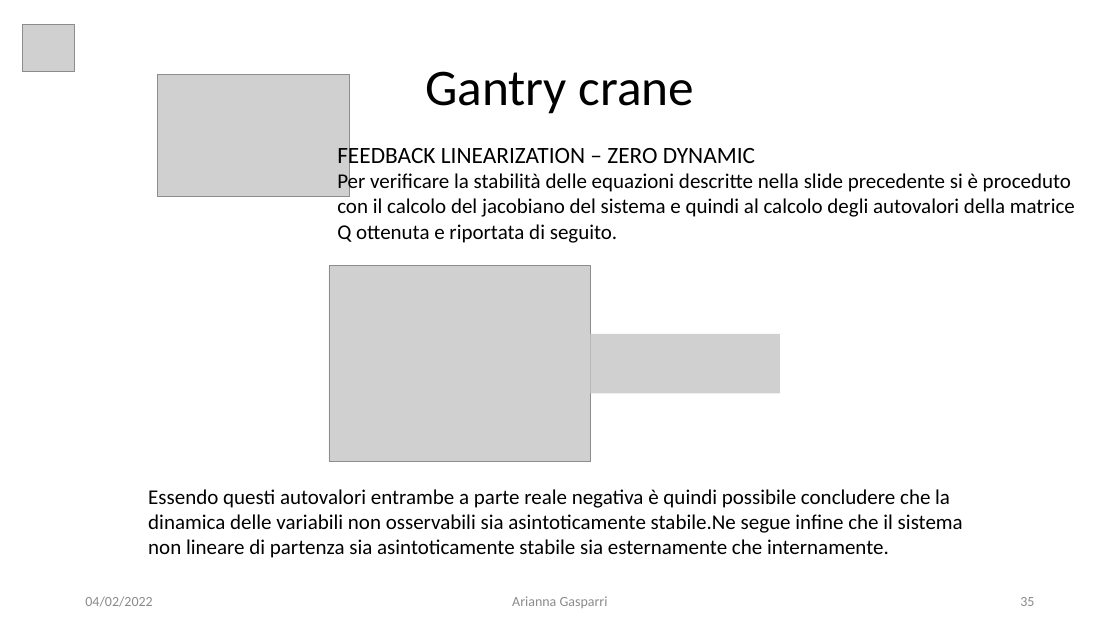
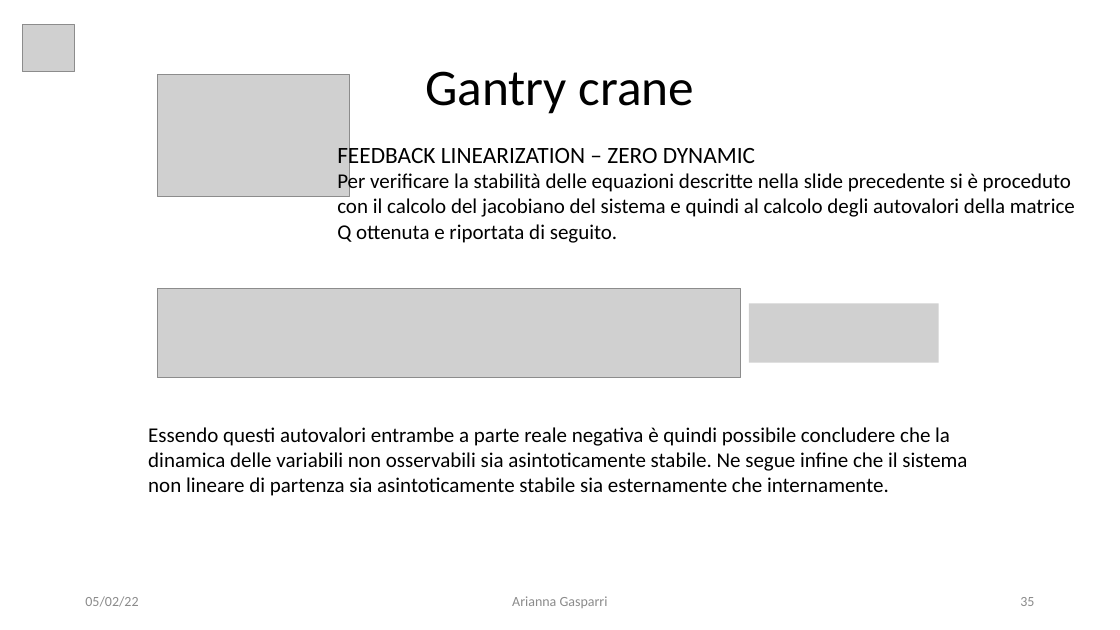
Before and after one commit to giga487/BicchiGas, a slide deck: slide 35 of Relazione/Presentazione.pptx. Drawn at 1120x630 pixels with LibreOffice and Linux fonts; fonts in the diff are those of the drawing; grey boxes stand for pictures. Boxes give left, top, right and bottom in pixels: in the first picture for what was removed or moved away, otherwise in the second. Text is boxed around its words. In the diff, an @@ line names an element or a change of style, - is before the commit and + after.

```diff
--- a/Relazione/Presentazione.pptx
+++ b/Relazione/Presentazione.pptx
@@ picture removed at (329,266,591,461) @@
@@ picture added at (157,288,740,378) @@
@@ picture added at (749,303,939,363) @@
@@ picture removed at (591,334,781,394) @@
@@ text at (148,427,967,496): spaces changed @@
-Essendo questi autovalori entrambe a parte reale negativa è quindi possibile concludere che la dinamica delle variabili non osservabili sia asintoticamente stabile.Ne segue infine che il sistema non lineare di partenza sia asintoticamente stabile sia esternamente che internamente.
+Essendo questi autovalori entrambe a parte reale negativa è quindi possibile concludere che la dinamica delle variabili non osservabili sia asintoticamente stabile. Ne segue infine che il sistema non lineare di partenza sia asintoticamente stabile sia esternamente che internamente.
@@ text at (85,596,138,607): text changed @@
-04/02/2022
+05/02/22
```
Also in this commit, not shown: 40 other slides changed, 9 other files.
